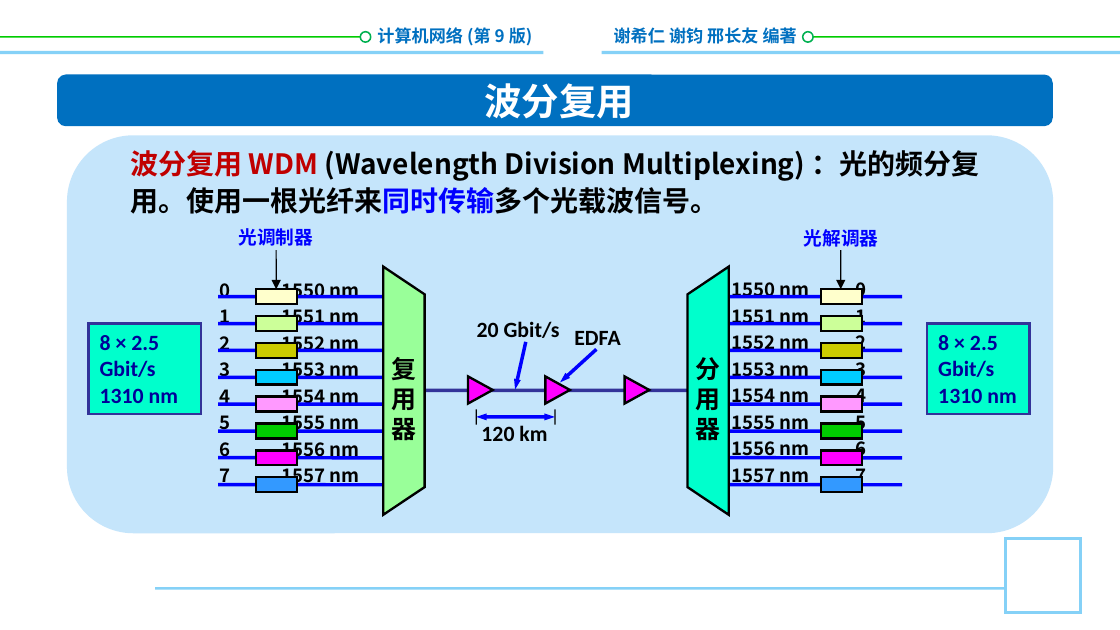
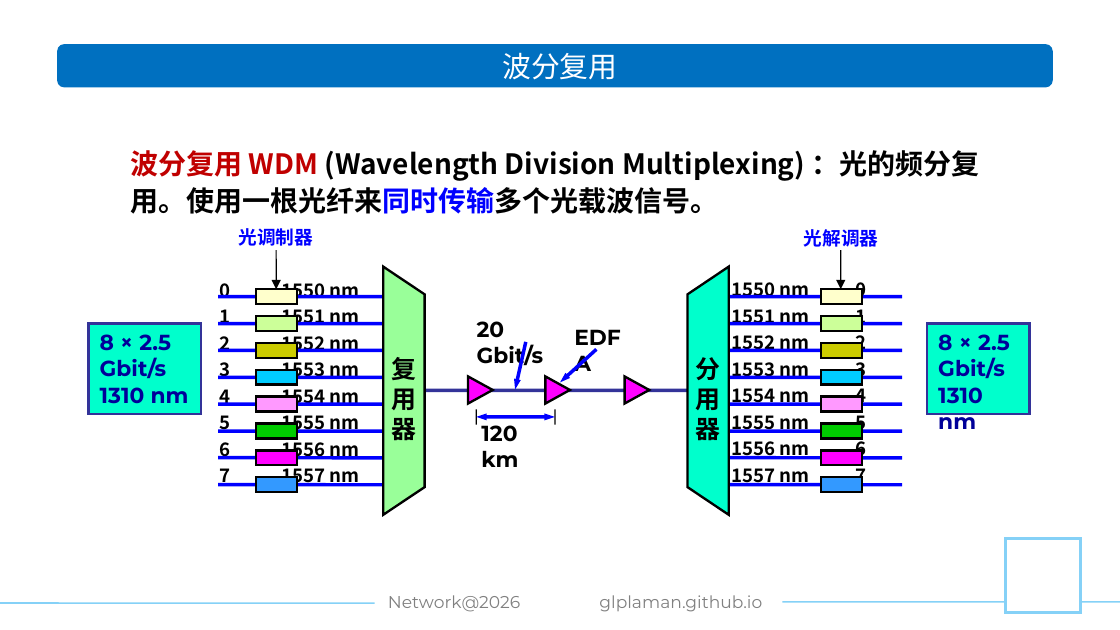
Before and after one commit to glplaman/glplaman.github.io, a slide deck: slide 58 of network/ppt/52785PPT课件/第2章.pptx. Drawn at 1120x630 pixels with LibreOffice and Linux fonts; fonts in the diff are those of the drawing; background and template pictures are left out. Boxes give left, top, right and bottom in pixels: in the first picture for what was removed or moved away, otherwise in the second. Text is boxed around its words. In the diff, an @@ line names an element or a change of style, - is before the commit and + after.

Commit message:
network

```diff
--- a/network/ppt/52785PPT课件/第2章.pptx
+++ b/network/ppt/52785PPT课件/第2章.pptx
@@ text removed at bbox=[377, 27, 533, 46] @@
-计算机网络 (第 9 版)
@@ rectangle removed at bbox=[543, 16, 601, 73] @@
@@ text removed at bbox=[614, 25, 797, 48] @@
-谢希仁 谢钧 邢长友 编著
@@ line removed from (0, 37) to (363, 37) @@
@@ line removed from (0, 53) to (1120, 53) @@
@@ rounded rectangle: place and size @@
-rounded rectangle at bbox=[57, 75, 1053, 127]
+rounded rectangle at bbox=[57, 44, 1053, 87]
@@ text "波分复用": place and size @@
-text "波分复用" at bbox=[485, 83, 634, 119]
+text "波分复用" at bbox=[503, 52, 618, 80]
@@ text "波分复用" at bbox=[503, 52, 618, 80]: size 24 to 18.5 pt, font Noto Sans CJK SC to Montserrat, bold off; less space between paragraphs @@
@@ ellipse removed at bbox=[361, 31, 371, 41] @@
@@ ellipse removed at bbox=[803, 31, 813, 41] @@
@@ line removed from (805, 37) to (1120, 37) @@
@@ rounded rectangle removed at bbox=[67, 136, 1054, 533] @@
@@ font Calibri to Montserrat in 5 elements at bbox=[88, 324, 200, 414], bbox=[477, 321, 544, 368], bbox=[563, 318, 633, 356], bbox=[927, 324, 1029, 414], bbox=[481, 425, 518, 467] @@
@@ line removed from (156, 588) to (1006, 588) @@
@@ text added at bbox=[388, 595, 520, 612], 11 pt, text #808080 @@
+Network@2026
@@ text added at bbox=[599, 595, 762, 612], 11 pt, text #808080 @@
+glplaman.github.io
@@ line added from (0, 603) to (396, 603), #85D1F7 1 pt @@
@@ line added from (724, 601) to (1120, 601), #85D1F7 1 pt @@
```
Also in this commit, not shown: 76 other slides changed, 8 other files.
